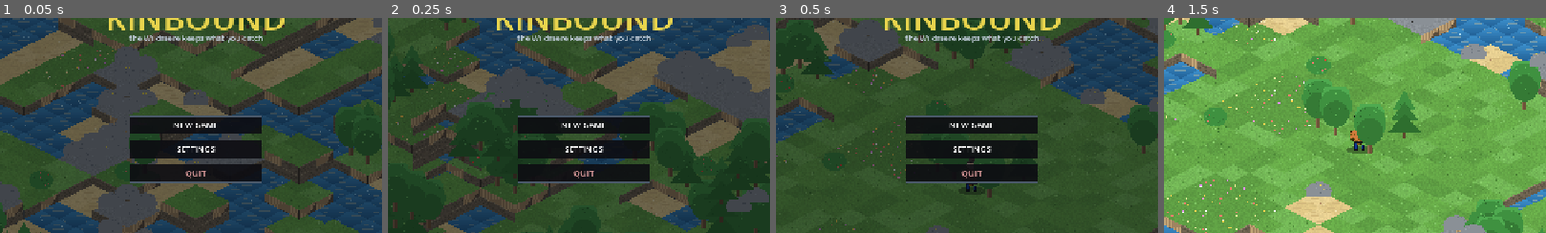
Above: before the commit, frames 1-4 (left to right).
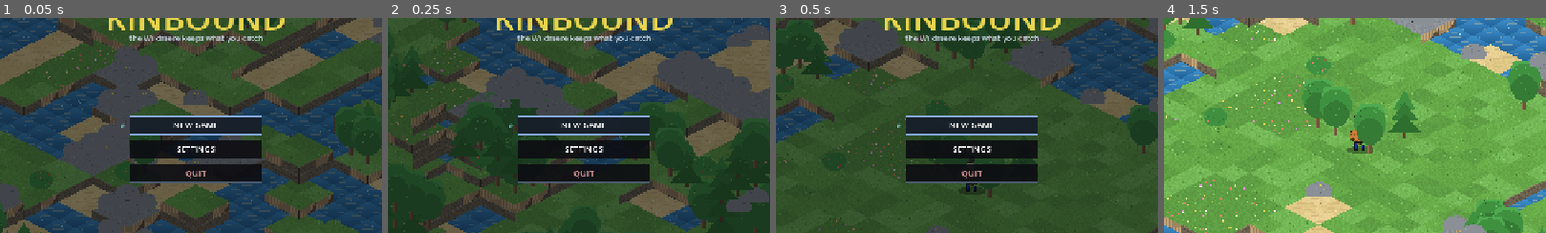
Above: after the commit, the same moments.

Repository: biggameking/PLG
Game: Godot game, scene res://scenes/main.tscn
The game is run twice, just before and just after one commit, with the same random seed, the same clock (stepped at 60 frames per second) and the same inputs.
Inputs (mouse positions are % of the whole screen's width and height, from its top left):
- Up to frame 1 (0.05 s): no input
- Up to frame 2 (0.25 s): no input
- Up to frame 3 (0.5 s): no input
- Up to frame 4 (1.5 s): tap Enter (ui_accept) at 0.5, 0.77, 1.07 s; move the mouse to (72, 45) at 0.52 s; hold D (move_right) 0.53-1.25 s; hold Q (aim) 0.53-1.25 s; click (72, 45) at 0.67 s; tap B (build) at 0.8 s; drag from (30, 55) to (45, 70) at 1.27 s
The pictures show only the part of the screen within x 24-74%, y 19-69%; the shares and areas given below are measured in that part.

The runs differ from the first frame. In frame 1, 0.6% of the frame differs, in the area x 31-69%, y 45-55%; in frame 2, 0.6%; in frame 3, 0.6%; in frame 4, nothing differs.

Commit message:
Two hands for the island: full pad layer — stick, buttons, menu cursor

Diff:
--- a/src/game.gd
+++ b/src/game.gd
@@ -219,6 +219,7 @@
 	add_child(music_night)
 	music_night.play()
 	load_settings()
+	bind_gamepad()
 	var spawn := world.generate(rng.int_range(1, 99999))
 	drawer.setup(world)
 	# player
@@ -1685,6 +1686,40 @@
 signal decor_dirty
 func queue_redraw_decor() -> void:
 	decor_dirty.emit()
+
+# gamepad layer: bindings are added at runtime so project.godot's input map
+# stays keyboard-clean, and headless runs bind identically. ui_* actions keep
+# Godot's built-in pad defaults (A confirm, dpad/stick nav, B cancel).
+func _pad_btn(action: String, b: int) -> void:
+	var e := InputEventJoypadButton.new()
+	e.button_index = b
+	InputMap.action_add_event(action, e)
+
+func _pad_axis(action: String, ax: int, v: float) -> void:
+	var e := InputEventJoypadMotion.new()
+	e.axis = ax
+	e.axis_value = v
+	InputMap.action_add_event(action, e)
+
+func bind_gamepad() -> void:
+	_pad_axis("move_left", JOY_AXIS_LEFT_X, -1.0)
+	_pad_axis("move_right", JOY_AXIS_LEFT_X, 1.0)
+	_pad_axis("move_up", JOY_AXIS_LEFT_Y, -1.0)
+	_pad_axis("move_down", JOY_AXIS_LEFT_Y, 1.0)
+	_pad_axis("sprint", JOY_AXIS_TRIGGER_LEFT, 1.0) # LT held = sprint
+	if not InputMap.has_action("pad_strike"):
+		InputMap.add_action("pad_strike") # RT: swing when idle, throw when aiming
+	_pad_axis("pad_strike", JOY_AXIS_TRIGGER_RIGHT, 1.0)
+	_pad_btn("interact", JOY_BUTTON_A)
+	_pad_btn("dodge", JOY_BUTTON_B)
+	_pad_btn("aim", JOY_BUTTON_X)
+	_pad_btn("cycle_sphere", JOY_BUTTON_Y)
+	_pad_btn("party_toggle", JOY_BUTTON_RIGHT_SHOULDER)
+	_pad_btn("pal_stance", JOY_BUTTON_LEFT_SHOULDER)
+	_pad_btn("build", JOY_BUTTON_BACK)
+	_pad_btn("ui_cancel", JOY_BUTTON_START)
+	_pad_axis("zoom_in", JOY_AXIS_RIGHT_Y, -1.0)
+	_pad_axis("zoom_out", JOY_AXIS_RIGHT_Y, 1.0)
 
 func net_live() -> bool:
 	# presence is not liveness — a dropped/failed peer must not hold the sim open
--- a/src/hud.gd
+++ b/src/hud.gd
@@ -8,6 +8,7 @@
 var guide_page := 0
 var dex_scroll := 0
 var build_sel := -1
+var menu_sel := 0 # pad/arrow-key cursor over shell menus
 var click_rects := []   # [{rect, act, arg}]
 var chat_buf := ""
 var join_buf := ""
@@ -60,25 +61,26 @@
 
 func _unhandled_input(event: InputEvent) -> void:
 	# shell states own the whole input stack — menus don't leak to gameplay
-	if game.state == "title":
-		if event.is_action_pressed("ui_cancel") and game.panel != "":
-			game.panel = "" # Esc backs out of settings on the title
-			return
-		if event is InputEventKey and event.pressed and game.panel == "" and (event.keycode == KEY_ENTER or event.keycode == KEY_KP_ENTER):
-			run_click({"act": "continue" if FileAccess.file_exists("user://savegame.plg") else "new_game", "arg": null})
-		if event is InputEventMouseButton and event.pressed and event.button_index == MOUSE_BUTTON_LEFT:
-			for cr in click_rects:
-				if cr["rect"].has_point(event.position):
-					run_click(cr)
-					break
-		get_viewport().set_input_as_handled() # the shell owns every event here
-		return
-	if game.state == "paused":
+	if game.state == "title" or game.state == "paused":
 		if event.is_action_pressed("ui_cancel"):
 			if game.panel != "":
-				game.panel = "" # Esc leaves settings first, pause second
-			else:
+				game.panel = "" # Esc leaves settings first, its parent menu second
+			elif game.state == "paused":
 				game.state = "play"
+			get_viewport().set_input_as_handled()
+			return
+		# pad/dpad menu nav: stick and arrows move the cursor, A/Enter confirms
+		if event.is_action_pressed("ui_down"):
+			menu_sel = mini(menu_sel + 1, click_rects.size() - 1)
+			get_viewport().set_input_as_handled()
+			return
+		if event.is_action_pressed("ui_up"):
+			menu_sel = maxi(menu_sel - 1, 0)
+			get_viewport().set_input_as_handled()
+			return
+		if event.is_action_pressed("ui_accept"):
+			if menu_sel < click_rects.size():
+				run_click(click_rects[menu_sel])
 			get_viewport().set_input_as_handled()
 			return
 		if event is InputEventMouseButton and event.pressed and event.button_index == MOUSE_BUTTON_LEFT:
@@ -86,7 +88,7 @@
 				if cr["rect"].has_point(event.position):
 					run_click(cr)
 					break
-		get_viewport().set_input_as_handled()
+		get_viewport().set_input_as_handled() # the shell owns every event here
 		return
 	# chat input mode (net only)
 	if game.panel == "chat" and event is InputEventKey and event.pressed:
@@ -701,10 +703,17 @@
 		draw_title(r)
 	elif game.state == "paused" and game.panel == "":
 		draw_pause(r)
+	if game.state != "play" and not click_rects.is_empty():
+		menu_sel = clampi(menu_sel, 0, click_rects.size() - 1) # panels swap rows under the cursor
+		var msel: Rect2 = click_rects[menu_sel]["rect"]
+		draw_rect(msel, Color(0.55, 0.7, 0.95, 0.9), false, 2.0) # pad/arrow-key cursor
+		draw_string(font, Vector2(msel.position.x - 16, msel.position.y + 20), "»",
+			HORIZONTAL_ALIGNMENT_LEFT, -1, 14, Color("#8ef0ff"))
 
 func menu_row(cx: float, y: float, w: float, label: String, act: String, col: Color = Color.WHITE) -> float:
 	var rr := Rect2(cx - w / 2, y, w, 30)
-	draw_rect(rr, Color(0.05, 0.05, 0.07, 0.9))
+	var hov := game.state != "play" and click_rects.size() == menu_sel # cursor row glows
+	draw_rect(rr, Color(0.09, 0.12, 0.16, 0.95) if hov else Color(0.05, 0.05, 0.07, 0.9))
 	draw_rect(rr, Color(0.35, 0.42, 0.5, 0.8), false, 1.0)
 	click_rects.append({"rect": rr, "act": act, "arg": null})
 	draw_string(font, Vector2(cx - font.get_string_size(label, HORIZONTAL_ALIGNMENT_LEFT, -1, 14).x / 2, y + 20), label,
--- a/src/player.gd
+++ b/src/player.gd
@@ -68,6 +68,13 @@
 			return
 		if aiming:
 			throw_sphere()
+		else:
+			melee()
+	if event.is_action_pressed("pad_strike") and game.panel == "":
+		# the trigger is the click: swing by default, throw down the facing
+		# line while aiming — no cursor needed on a stick
+		if aiming:
+			throw_sphere(true)
 		else:
 			melee()
 
@@ -142,7 +149,7 @@
 	game.add_item(sid, -1)
 	game.sphere_fly(sid, best)
 
-func throw_sphere() -> void:
+func throw_sphere(use_facing := false) -> void:
 	var tiers := game.sphere_tiers()
 	if tiers.is_empty():
 		game.log_msg("No orbs! Craft kin_orb at a workbench.")
@@ -150,17 +157,32 @@
 		return
 	sphere_sel = clampi(sphere_sel, 0, tiers.size() - 1)
 	var sid: String = tiers[sphere_sel]
-	var mpos := get_global_mouse_position()
-	var tw := Iso.from_screen(mpos.x, mpos.y, elev())
 	var best: Kin = null
-	var bd := 1.6
-	for p in game.pals:
-		if p.mode != "wild" or p.hp <= 0:
-			continue
-		var d := p.pos.distance_to(tw)
-		if d < bd:
-			bd = d
-			best = p
+	if use_facing:
+		# pad aim: the kin nearest the facing line inside ~5 tiles
+		var bd2 := 0.6
+		for p in game.pals:
+			if p.mode != "wild" or p.hp <= 0:
+				continue
+			var off: Vector2 = p.pos - pos
+			var d := off.length()
+			if d > 5.0 or d < 0.4:
+				continue
+			var dot := off.normalized().dot(facing.normalized())
+			if dot > bd2:
+				bd2 = dot
+				best = p
+	else:
+		var tw := Iso.from_screen(get_global_mouse_position().x,
+			get_global_mouse_position().y, elev())
+		var bd := 1.6
+		for p in game.pals:
+			if p.mode != "wild" or p.hp <= 0:
+				continue
+			var d := p.pos.distance_to(tw)
+			if d < bd:
+				bd = d
+				best = p
 	if not best:
 		return
 	game.add_item(sid, -1)
--- a/tools/smoke_test.gd
+++ b/tools/smoke_test.gd
@@ -4225,6 +4225,22 @@
 	game.tod = 12.0; game.tick_music(1.0)
 	check("day fade", game.music_day.volume_db > -80.0)
 
+	# ---- S6: gamepad layer binds and routes ----
+	check("pad strike bound", InputMap.has_action("pad_strike")
+		and InputMap.action_get_events("pad_strike").size() > 0)
+	check("pad move bound", InputMap.action_get_events("move_left").any(
+		func(e): return e is InputEventJoypadMotion))
+	check("pad cancel bound", InputMap.action_get_events("ui_cancel").any(
+		func(e): return e is InputEventJoypadButton))
+	# shell menus don't leak input to the sim: a swing at pause must not fire
+	game.state = "paused"
+	var ac0 := game.player.atk_cd
+	var pev := InputEventMouseButton.new()
+	pev.button_index = MOUSE_BUTTON_LEFT; pev.pressed = true
+	game.player._unhandled_input(pev)
+	check("pause swallows strikes", game.player.atk_cd == ac0)
+	game.state = "play"
+
 	# net host (no client join in same proc)
 	game.net.host()
 	check("net host", game.net.multiplayer.multiplayer_peer != null)
